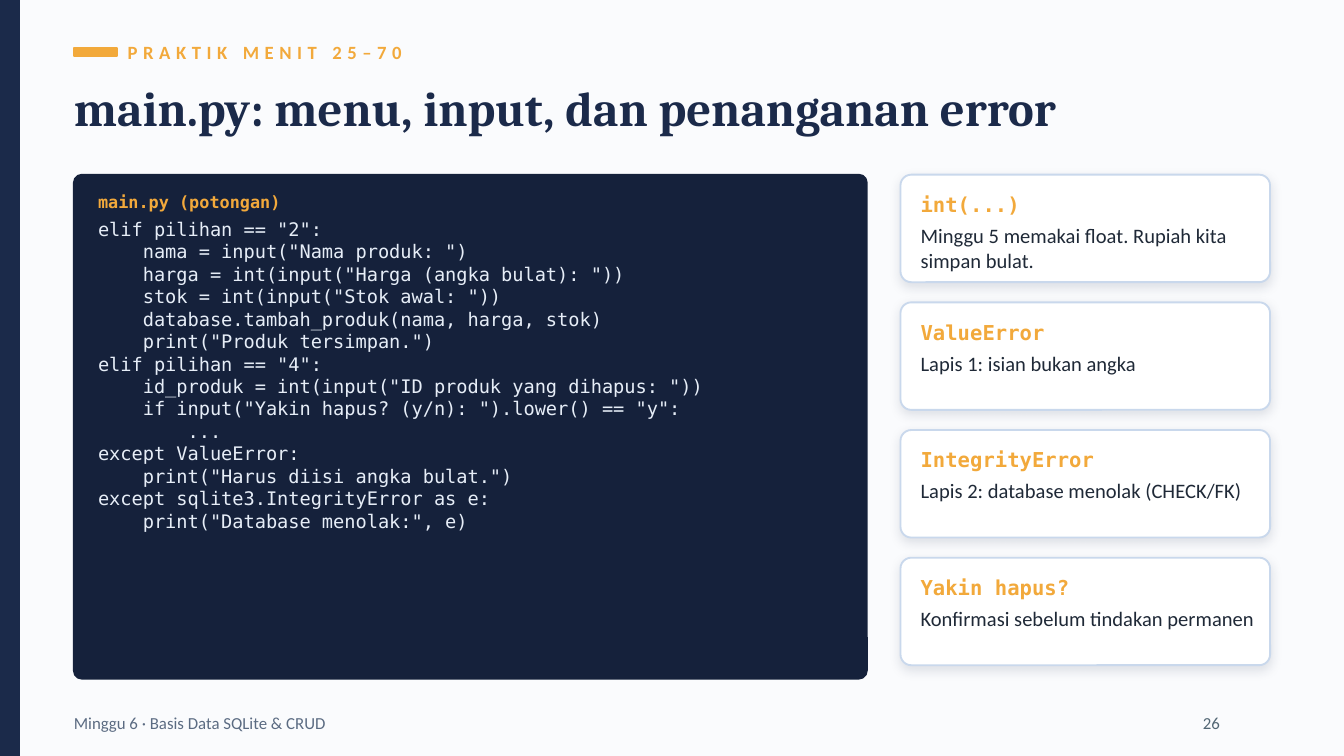
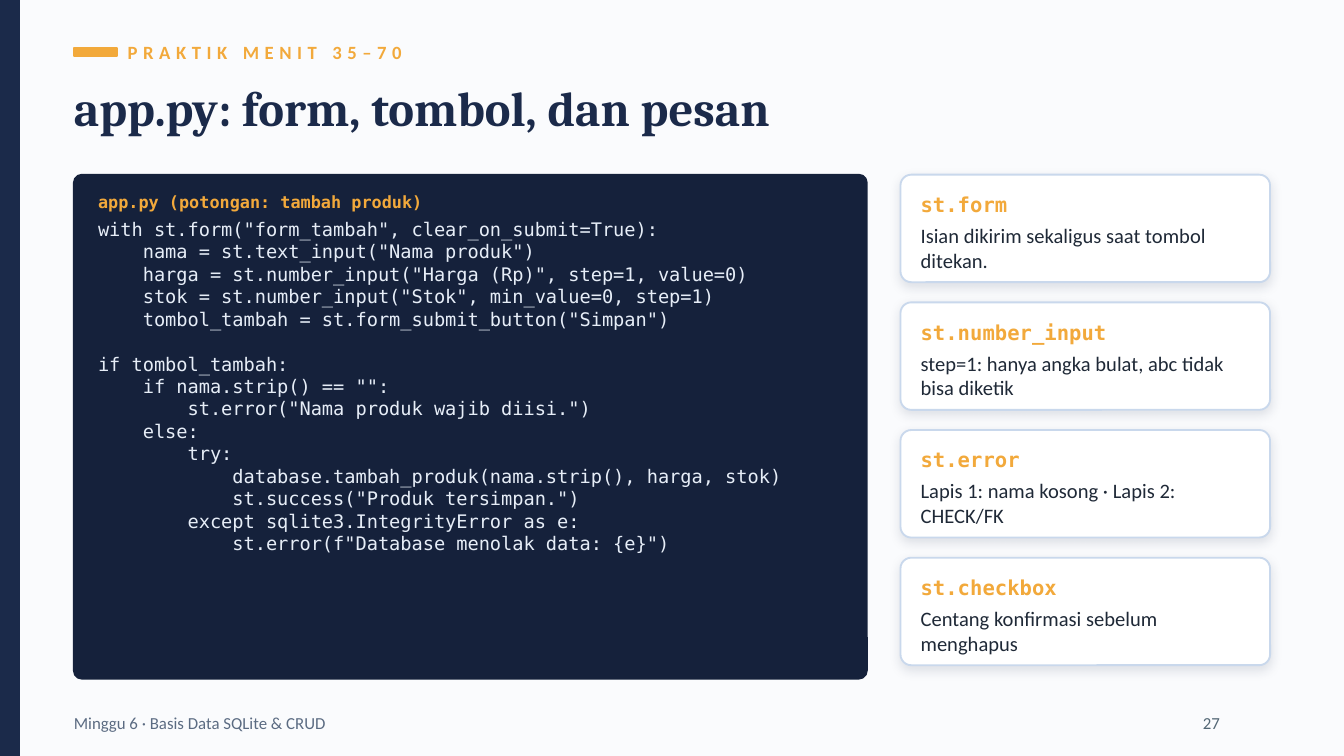
Before and after one commit to iggbudi/Pemrograman-Bisnis-dan-Perancangan-Sistem-Administrasi, a slide deck: slide 27 of Minggu ke-6/minggu-06-slide-basis-data-sqlite-crud.pptx (slide 26 before the commit). Drawn at 1344x756 pixels with LibreOffice and Linux fonts; fonts in the diff are those of the drawing. Boxes give left, top, right and bottom in pixels: in the first picture for what was removed or moved away, otherwise in the second. Text is boxed around its words. In the diff, an @@ line names an element or a change of style, - is before the commit and + after.

```diff
--- a/Minggu ke-6/minggu-06-slide-basis-data-sqlite-crud.pptx
+++ b/Minggu ke-6/minggu-06-slide-basis-data-sqlite-crud.pptx
@@ text at <box>128,47,401,59</box>: text changed @@
-PRAKTIK MENIT 25–70
+PRAKTIK MENIT 35–70
@@ text at <box>74,91,770,137</box>: text changed @@
-main.py: menu, input, dan penanganan error
+app.py: form, tombol, dan pesan
@@ text at <box>98,195,422,212</box>: text changed @@
-main.py (potongan)
+app.py (potongan: tambah produk)
@@ text at <box>921,196,1008,213</box>: text changed @@
-int(...)
+st.form
@@ text at <box>98,221,781,509</box>: text changed @@
-elif pilihan == "2":
-nama = input("Nama produk: ")
-harga = int(input("Harga (angka bulat): "))
-stok = int(input("Stok awal: "))
-database.tambah_produk(nama, harga, stok)
-print("Produk tersimpan.")
-elif pilihan == "4":
-id_produk = int(input("ID produk yang dihapus: "))
-if input("Yakin hapus? (y/n): ").lower() == "y":
-...
-except ValueError:
-print("Harus diisi angka bulat.")
+with st.form("form_tambah", clear_on_submit=True):
+nama = st.text_input("Nama produk")
+harga = st.number_input("Harga (Rp)", step=1, value=0)
+stok = st.number_input("Stok", min_value=0, step=1)
+tombol_tambah = st.form_submit_button("Simpan")
+if tombol_tambah:
+if nama.strip() == "":
+st.error("Nama produk wajib diisi.")
+else:
+try:
+database.tambah_produk(nama.strip(), harga, stok)
+st.success("Produk tersimpan.")
@@ text at <box>921,228,1205,268</box>: text changed @@
-Minggu 5 memakai float. Rupiah kita simpan bulat.
+Isian dikirim sekaligus saat tombol ditekan.
@@ text at <box>921,323,1107,345</box>: text changed @@
-ValueError
+st.number_input
@@ text at <box>921,356,1223,395</box>: text changed @@
-Lapis 1: isian bukan angka
+step=1: hanya angka bulat, abc tidak bisa diketik
@@ text at <box>921,452,1020,468</box>: text changed @@
-IntegrityError
+st.error
@@ text at <box>921,483,1176,524</box>: text changed @@
-Lapis 2: database menolak (CHECK/FK)
+Lapis 1: nama kosong · Lapis 2: CHECK/FK
@@ text at <box>232,535,669,553</box>: text changed @@
-print("Database menolak:", e)
+st.error(f"Database menolak data: {e}")
@@ text at <box>921,579,1057,596</box>: text changed @@
-Yakin hapus?
+st.checkbox
@@ text at <box>921,611,1157,655</box>: text changed @@
-Konfirmasi sebelum tindakan permanen
+Centang konfirmasi sebelum menghapus
@@ text at <box>1203,718,1220,729</box>: text changed @@
-26
+27
```
Also in this commit, not shown: 10 other slides changed, 1 slide added, 10 other files.
